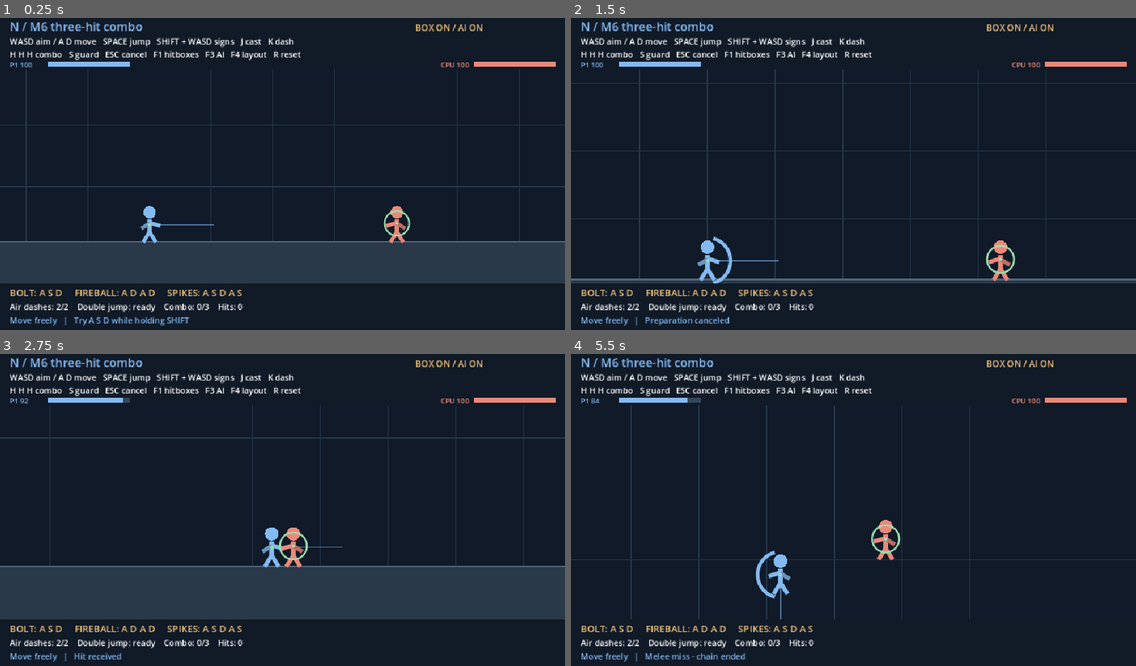
Above: before the commit, frames 1-4 (two rows, left to right).
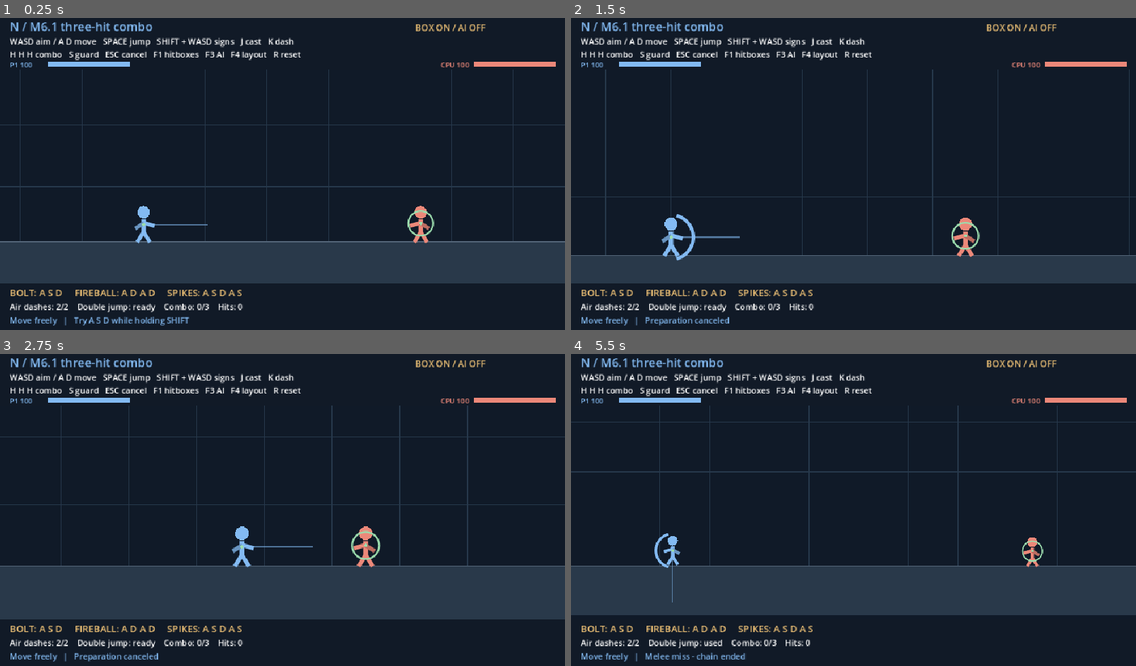
Above: after the commit, the same moments.

Repository: Mefits/Project-N
Game: Godot game, scene res://lab/mobility_signs/mobility_signs.tscn
Same seed, same stepped clock (60 frames per second), same inputs: the game is played once before the commit and once after it.
Inputs:
- Up to frame 1 (0.25 s): no input
- Up to frame 2 (1.5 s): tap Enter at 0.5 s; hold D 0.53-1.28 s; tap F at 0.6 s; tap Space at 0.77 s; hold S from 1.28 s (still down); tap R at 1.35 s
- Up to frame 3 (2.75 s): tap Space at 1.52 s; tap F at 1.55, 2.3 s; release S at 2.03 s; hold D from 2.03 s (still down); tap T at 2.1 s
- Up to frame 4 (5.5 s): release D at 2.78 s; hold W 2.78-3.53 s; tap Y at 2.85 s; tap Space at 3.02, 3.77, 4.52 s; tap F at 3.05, 3.6, 4.55, 5.3 s; hold A 3.53-5.03 s; tap Shift at 4.35 s; hold S from 5.03 s (still down); tap H at 5.1 s

The runs differ from the first frame. In frame 1, 2.2% of the frame differs, in the area x 3-92%, y 1-73%; in frame 2, 12%; in frame 3, 3.9%; in frame 4, 19%, in the area x 0-100%, y 1-95%.

Commit message:
N M6.1: stop locomotion on melee and default AI off

Diff:
--- a/lab/mobility_signs/mobility_signs.gd
+++ b/lab/mobility_signs/mobility_signs.gd
@@ -40,7 +40,7 @@
 var sequence := ""
 var prepared_spell := ""
 var ready_left := 0.0
-var moving_target := true
+var moving_target := false
 var hp := MAX_HP
 var enemy_hp := MAX_HP
 var enemy_vel := Vector2.ZERO
@@ -284,6 +284,29 @@
 	# Same ordinary M3 motor for acceleration and braking, with or without seals.
 	vel.x = move_toward(vel.x, x * RUN, (MOTOR_GROUND if grounded else MOTOR_AIR) * dt)
 
+func _movement_locked() -> bool:
+	return melee_left > 0.00001 or hurt > 0.0
+
+func _stop_for_melee() -> void:
+	# Stop the previous movement/dash, without freezing gravity or the world.
+	dash_left = 0.0
+	vel = Vector2.ZERO
+
+func _advance_player_motion(move_x: float, dt: float) -> void:
+	if dash_left > 0.0:
+		dash_left = maxf(0.0, dash_left - dt)
+		vel = dash_direction * DASH_SPEED
+		if dash_left <= 0.0:
+			vel *= 0.42
+	else:
+		# Hitstun keeps only the reaction impulse, never the held movement command.
+		_move_horizontal(0.0 if _movement_locked() else move_x, dt)
+		if not grounded:
+			vel.y += GRAVITY * dt
+		elif vel.y > 0:
+			vel.y = 0
+	pos += vel * dt
+
 func _try_jump(x: float) -> bool:
 	if not grounded and not air_jump:
 		return false
@@ -346,29 +369,18 @@
 		attack_requested = not melee_queue.is_empty()
 		_melee(strike_dir)
 	if jump_requested:
-		if hurt <= 0.0 and not guarding:
+		if not _movement_locked() and not guarding:
 			_try_jump(move_x)
 		jump_requested = false
 	if dash_requested:
-		if hurt <= 0.0 and not guarding:
+		if not _movement_locked() and not guarding:
 			_start_dash(aim)
 		dash_requested = false
 	if cast_requested:
 		if hurt <= 0.0 and not guarding:
 			_cast()
 		cast_requested = false
-	if dash_left > 0.0:
-		dash_left = maxf(0.0, dash_left - dt)
-		vel = dash_direction * DASH_SPEED
-		if dash_left <= 0.0:
-			vel *= 0.42
-	else:
-		_move_horizontal(move_x, dt)
-		if not grounded:
-			vel.y += GRAVITY * dt
-		elif vel.y > 0:
-			vel.y = 0
-	pos += vel * dt
+	_advance_player_motion(move_x, dt)
 	pos.x = clampf(pos.x, 24.0, WORLD_W - 24.0)
 	if pos.y < 62.0:
 		pos.y = 62.0
@@ -417,6 +429,7 @@
 	return enemy_guarding and enemy_hurt <= 0.00001 and (source.x - target.x) * enemy_facing >= -3.0
 
 func _melee(direction: Vector2 = Vector2.ZERO) -> void:
+	_stop_for_melee()
 	var next_hit := combo_stage + 1
 	melee_facing = facing
 	# Link contact still requires physical range; the finisher's launch vector
@@ -500,7 +513,7 @@
 			if delta.length() <= MELEE_RANGE and enemy_cooldown <= 0.0:
 				enemy_attack_left = 0.30
 				enemy_cooldown = 0.95
-				enemy_vel.x = 0.0
+				enemy_vel = Vector2.ZERO
 			else:
 				var desired := enemy_facing * 345.0 if absf(delta.x) > 42.0 else 0.0
 				enemy_vel.x = move_toward(enemy_vel.x, desired, 1700.0 * dt)
@@ -658,7 +671,7 @@
 		draw_rect(Rect2(bar, Vector2(84.0 * ready_left / READY_TIME, 5)), GOLD)
 	draw_set_transform(Vector2.ZERO)
 	draw_rect(Rect2(0, 0, dims.x, 90), Color("#111a27"))
-	_label(Vector2(16, 24), "N / M6 three-hit combo", 20, BLUE)
+	_label(Vector2(16, 24), "N / M6.1 three-hit combo", 20, BLUE)
 	_label(Vector2(16, 47), "WASD aim / A D move   SPACE jump   SHIFT + WASD signs   J cast   " + LAYOUTS[layout], 14)
 	_label(Vector2(16, 69), "H H H combo   S guard   ESC cancel   F1 hitboxes   F3 AI   F4 layout   R reset", 14)
 	_label(Vector2(dims.x - 255, 24), ("BOX ON" if show_hitboxes else "BOX OFF") + " / " + ("AI ON" if moving_target else "AI OFF"), 15, GOLD)
--- a/tests/mobility_signs.gd
+++ b/tests/mobility_signs.gd
@@ -23,6 +23,7 @@
 		return
 	root.add_child(lab)
 	lab.set_physics_process(false)
+	check(not lab.moving_target, "AI starts disabled")
 	lab.moving_target = false
 	check(lab.layout == 0, "keyboard default coast")
 	lab._aim_from_keys(Vector2(1, -1), Vector2.ZERO)
@@ -263,5 +264,53 @@
 	lab._queue_melee(Vector2.RIGHT)
 	lab._hit_player(8, Vector2.ZERO, lab.target)
 	check(lab.combo_stage == 0 and lab.melee_queue.is_empty(), "player hit interrupts melee chain only")
+	lab._reset()
+	lab.moving_target = false
+	lab.target = lab._center() + Vector2(50,0)
+	lab.vel = Vector2(420,0)
+	lab.dash_left = 0.1
+	var start_x: float = lab.pos.x
+	lab._melee()
+	check(lab.vel == Vector2.ZERO and lab.dash_left == 0.0, "melee cancels run and dash momentum")
+	for i in range(6):
+		lab._advance_player_motion(1.0, 1.0 / 60.0)
+	check(is_equal_approx(lab.pos.x, start_x), "held forward cannot move during attack")
+	lab._advance_player_motion(-1.0, 1.0 / 60.0)
+	check(is_equal_approx(lab.pos.x, start_x), "held back cannot move during attack")
+	lab._queue_melee(Vector2.RIGHT)
+	lab.jump_requested = true
+	lab.dash_requested = true
+	lab._step(1.0 / 60.0)
+	check(lab.grounded and lab.dash_left == 0.0, "jump and dash do not override strike recovery")
+	lab._reset()
+	lab.grounded = false
+	lab.pos.y = 400.0
+	lab.target = lab._center() + Vector2(50,0)
+	lab.enemy_grounded = false
+	lab.vel = Vector2(-420,-350)
+	lab._melee()
+	check(lab.vel == Vector2.ZERO, "air attack stops old flight impulse")
+	lab._advance_player_motion(1.0, 1.0 / 60.0)
+	check(is_zero_approx(lab.vel.x) and lab.vel.y > 0.0, "air attack retains gravity")
+	lab._reset()
+	lab.vel = Vector2(420,0)
+	lab.dash_left = 0.1
+	lab._hit_player(8, Vector2(-330,-120), lab.target)
+	check(lab.vel == Vector2(-330,-120) and lab.dash_left == 0.0, "damage replaces previous velocity with knockback")
+	lab._advance_player_motion(1.0, 1.0 / 60.0)
+	check(lab.vel.x < 0.0, "held movement cannot override knockback during stun")
+	lab.hurt = 0.0
+	lab.melee_left = 0.0
+	lab.vel = Vector2.ZERO
+	lab._advance_player_motion(1.0, 1.0 / 60.0)
+	check(lab.vel.x > 0.0, "normal control resumes after recovery")
+	lab._reset()
+	lab.moving_target = false
+	var dummy_start: Vector2 = lab.target
+	for i in range(60):
+		lab._step(1.0 / 60.0)
+	check(lab.target == dummy_start and lab.hp == 100, "disabled AI stands still")
+	key(lab, KEY_F3)
+	check(lab.moving_target, "F3 enables AI")
 	print("Mobility signs smoke: ", failures, " failures")
 	quit(0 if failures == 0 else 1)
Not shown, changed: docs/MOBILITY_SIGNS_EXPERIMENT.md
